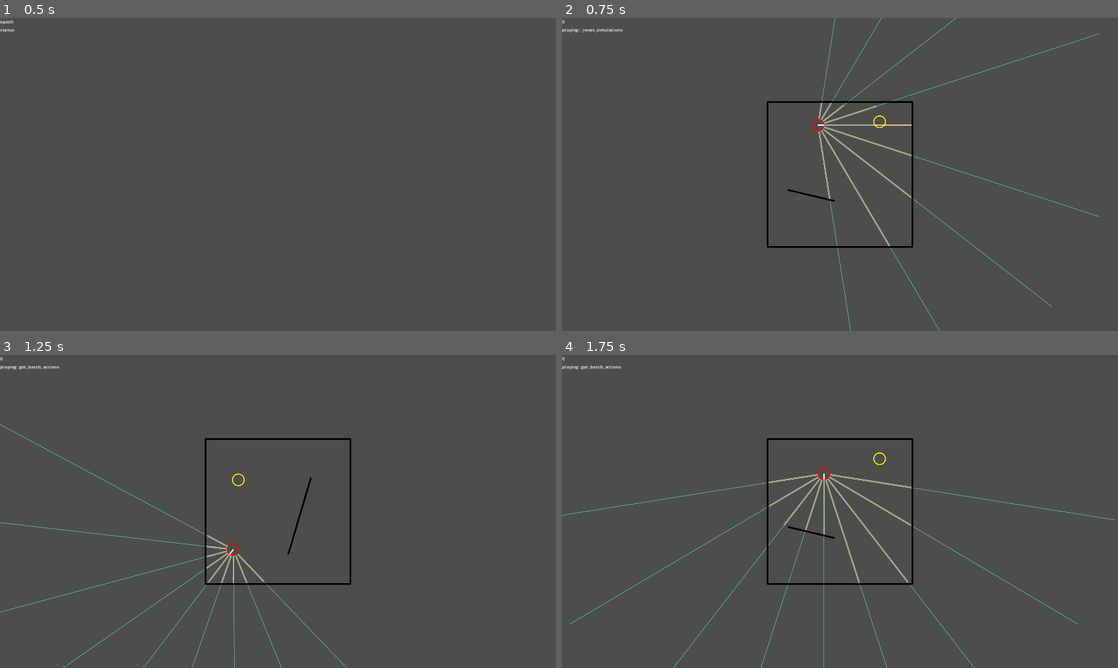
Above: before the commit, frames 1-4 (two rows, left to right).
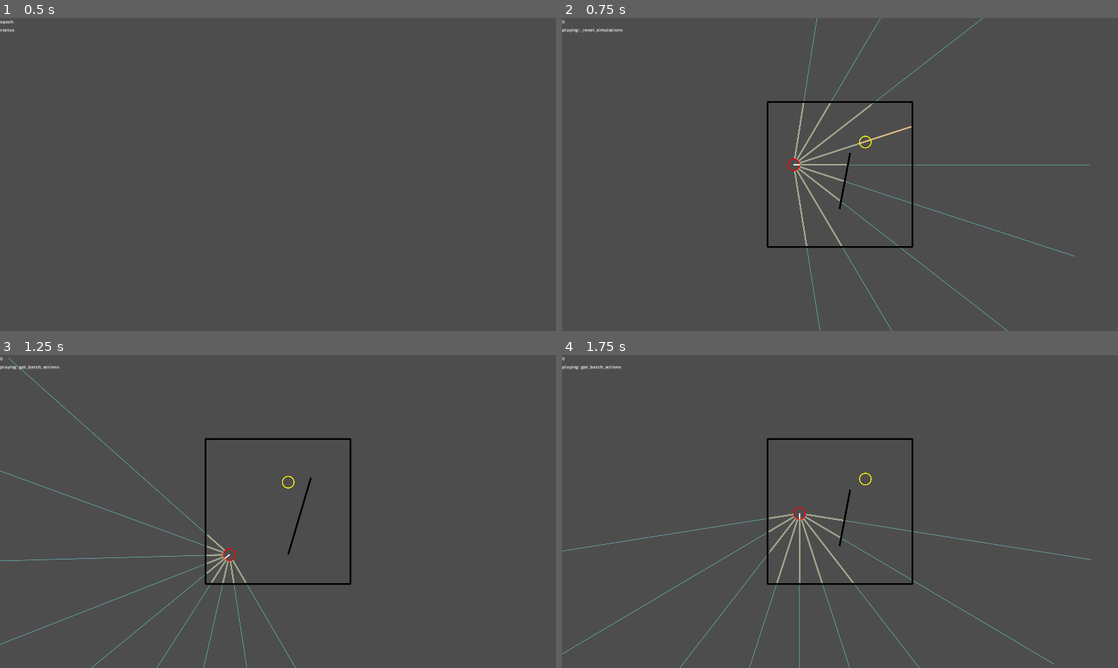
Above: after the commit, the same moments.

Repository: stokatyan/godot-ai
Game: Godot game, scene res://FindCoinGame/FCGEnv.tscn
The game is run twice, just before and just after one commit, with the same random seed, the same clock (stepped at 60 frames per second) and the same inputs.
Inputs:
- Up to frame 1 (0.5 s): no input
- Up to frame 2 (0.75 s): tap Enter at 0.5 s; hold D from 0.53 s (still down); hold Enter from 0.53 s (still down)
- Up to frame 3 (1.25 s): keep holding D; keep holding Enter
- Up to frame 4 (1.75 s): tap Space at 1.25 s; release D at 1.28 s; release Enter at 1.28 s; hold S from 1.28 s (still down); tap 1 at 1.35 s

Frame 1 is identical in both runs. In frame 2, 2.4% of the frame differs, in the area x 40-97%, y 0-100%; in frame 3, 1.7%; in frame 4, 2.6%, in the area x 0-100%, y 31-100%.
Error in both runs: Cannot call method 'poll' on a null value. (res://AI/AIServerTCP.gd:40)

Commit message:
force new games to have more space between hero and target

Diff:
--- a/godot-ai-client/FindCoinGame/FCGSimulation.gd
+++ b/godot-ai-client/FindCoinGame/FCGSimulation.gd
@@ -101,10 +101,14 @@
 	var is_done = false
 	while !is_done:
 		await physics_update
-		p_hero = Vector2(randf_range(-max_p , max_p), randf_range(-max_p , max_p))
+
+		p_hero = Vector2.ZERO
+		p_target = Vector2.ZERO
+		while p_hero.distance_to(p_target) < _map_radius:
+			p_hero = Vector2(randf_range(-max_p , max_p), randf_range(-max_p , max_p))
+			p_target = Vector2(randf_range(-max_p , max_p), randf_range(-max_p , max_p))
+
 		var t_hero = Transform2D(0, p_hero)
-
-		p_target = Vector2(randf_range(-max_p , max_p), randf_range(-max_p , max_p))
 		var t_target = Transform2D(0, p_target)
 
 		var temp_hero_body = PhysicsServer2D.body_create()
Not shown, added: godot-ai-client/checkpoints/model-1.pt
